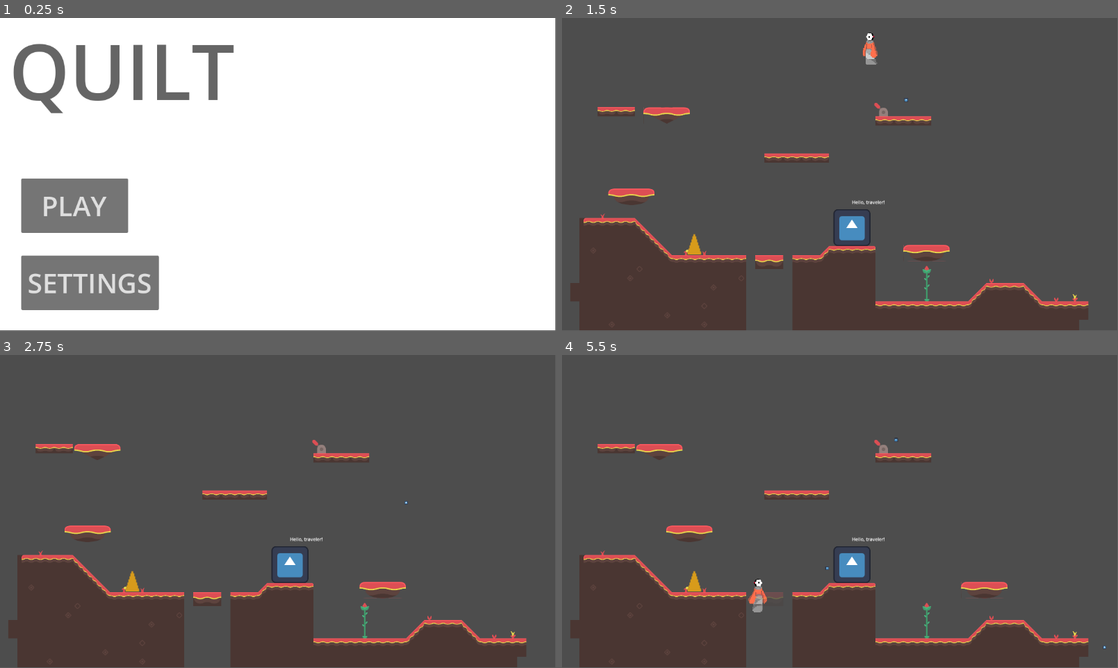
Above: before the commit, frames 1-4 (two rows, left to right).
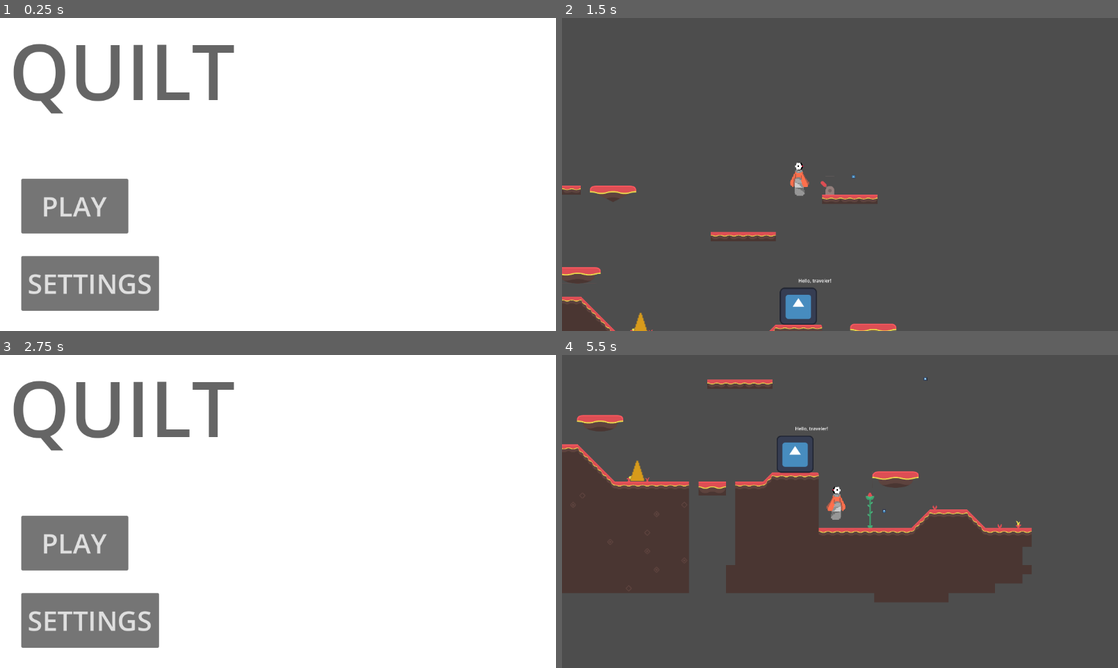
Above: after the commit, the same moments.

Repository: unsaltedkale/Quilt
Game: Godot game, scene res://main.tscn
The game is run twice, just before and just after one commit, with the same random seed, the same clock (stepped at 60 frames per second) and the same inputs. The engine's default icon, where the game draws it, is replaced by a stand-in: a white triangle on a blue panel in a dark square.
Inputs (mouse positions are in pixels of both pictures, inside the frame that each line leads up to):
- Up to frame 1 (0.25 s): no input
- Up to frame 2 (1.5 s): click "PLAY" at 0.5 s; move the mouse to (962, 158) at 1.27 s; hold D (move_right) from 1.28 s (still down); tap Middle mouse button (fire_projectile) at 1.35 s; click (962, 158) at 1.42 s
- Up to frame 3 (2.75 s): keep holding D (move_right); tap Space (jump) at 1.52, 2.27 s; move the mouse to (166, 527) at 2.02 s; tap E (interact) at 2.1 s
- Up to frame 4 (5.5 s): release D (move_right) at 2.75 s; click (634, 542) at 2.75 s, where only the run after the commit has a clickable "PLAY"; move the mouse to (895, 442) at 3.52 s; hold A (move_left) 3.53-4.28 s; tap Middle mouse button (fire_projectile) at 3.6, 5.1 s; move the mouse to (812, 574) at 4.27 s; hold D (move_right) from 4.28 s (still down); tap E (interact) at 4.35 s; click (812, 574) at 4.42 s; tap Space (jump) at 4.52, 5.27 s; move the mouse to (1006, 558) at 5.02 s
In our replay, the window is 799x449 before the commit and 800x450 after it. These sizes can differ from the game's own. Grey fills any space a smaller window leaves; there, only what the larger window draws over its background counts as a difference.

The runs differ from the first frame. In frame 1, 0.7% of the frame differs, in the area x 3-43%, y 8-94%; in frame 2, 20%; in frame 3, 97%, in the area x 0-100%, y 0-100%; in frame 4, 38%.

Commit message:
Camera added to main

Diff:
--- a/Andy's Path/Scripts/CameraController.gd
+++ b/Andy's Path/Scripts/CameraController.gd
@@ -15,7 +15,6 @@
 	playerReference = $"../Player"
 
 func _process(delta: float) -> void:
-	print(screenIsMoving)
 
 	self.global_position.x = lerp(self.global_position.x, playerReference.global_position.x, delta * 2)
 	if screenIsMoving == false:
@@ -27,7 +26,8 @@
 			screenIsMoving = true
 	else:
 		initialPosition = self.global_position
-		self.global_position.y = lerp(self.global_position.y, target, delta)
-		if (self.global_position.y - target) < 5:
+		self.global_position.y = lerp(self.global_position.y, target, delta * 5)
+		print(abs(self.global_position.y - target))
+		if abs((self.global_position.y - target)) < 10:
 			self.position.y = target
 			screenIsMoving = false
--- a/main.tscn
+++ b/main.tscn
@@ -1,10 +1,11 @@
-[gd_scene load_steps=17 format=4 uid="uid://1225g3ggvek2"]
+[gd_scene load_steps=18 format=4 uid="uid://1225g3ggvek2"]
 
 [ext_resource type="Script" uid="uid://d0ax7m8u1yprv" path="res://Elena/Scripts/lever.gd" id="1_efxa6"]
 [ext_resource type="PackedScene" uid="uid://1iv87qysc1dl" path="res://Andy's Path/Scenes/UI.tscn" id="1_ig7tw"]
 [ext_resource type="Texture2D" uid="uid://nycislmjusp8" path="res://Resources/tilesheet_complete.png" id="2_0xm2m"]
 [ext_resource type="Script" uid="uid://b55ntb0xce4gd" path="res://Salem WIPs/showDialog.gd" id="3_1bvp3"]
 [ext_resource type="Texture2D" uid="uid://dmcdml67v5cp1" path="res://icon.svg" id="3_h2yge"]
+[ext_resource type="Script" uid="uid://btipl8qwvi5os" path="res://Andy's Path/Scripts/CameraController.gd" id="4_dg77c"]
 [ext_resource type="PackedScene" uid="uid://bifokdbk5ab4o" path="res://Emily WIP/Scenes/player.tscn" id="5_lquwl"]
 [ext_resource type="PackedScene" uid="uid://b7d7v3oy8f5u3" path="res://Elena/Scenes/spike.tscn" id="6_7mycd"]
 [ext_resource type="PackedScene" uid="uid://dacoqwe3msj05" path="res://Elena/Scenes/movingplatform.tscn" id="7_272bh"]
@@ -688,6 +689,7 @@
 [node name="Camera2D" type="Camera2D" parent="."]
 position = Vector2(5000, 2000)
 zoom = Vector2(0.3, 0.3)
+script = ExtResource("4_dg77c")
 
 [node name="NPCs" type="Node" parent="."]
 
--- a/project.godot
+++ b/project.godot
@@ -14,6 +14,10 @@
 run/main_scene="uid://1225g3ggvek2"
 config/features=PackedStringArray("4.5", "Forward Plus")
 config/icon="res://icon.svg"
+
+[display]
+
+window/stretch/mode="viewport"
 
 [global_group]
 
